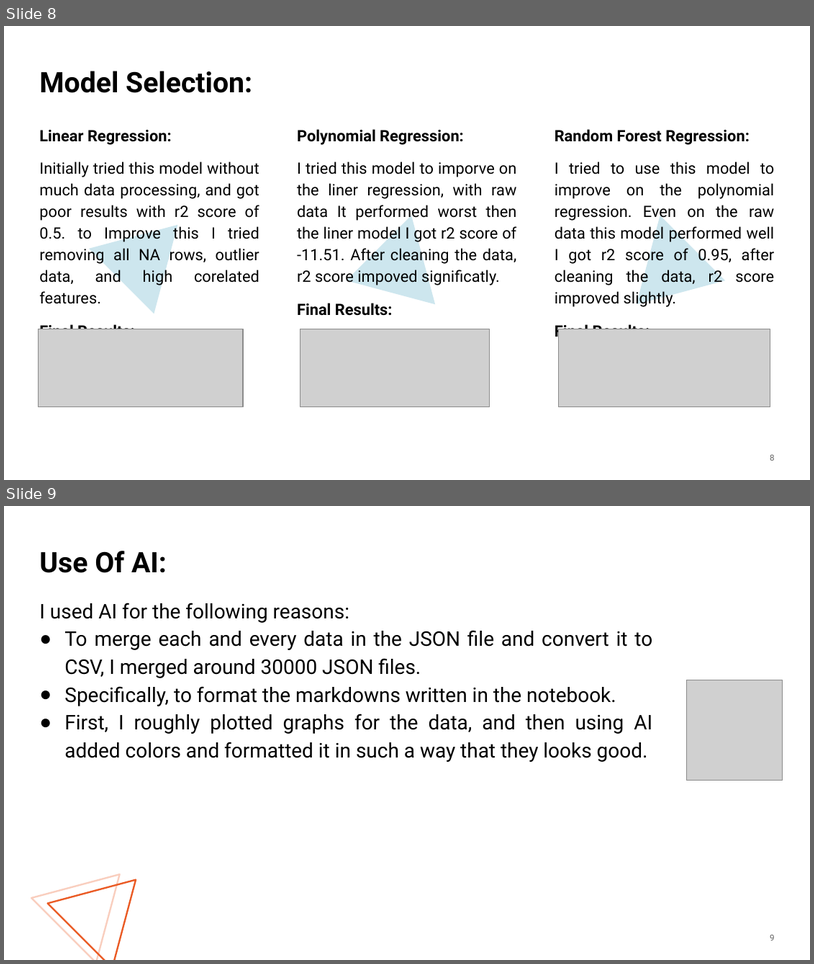
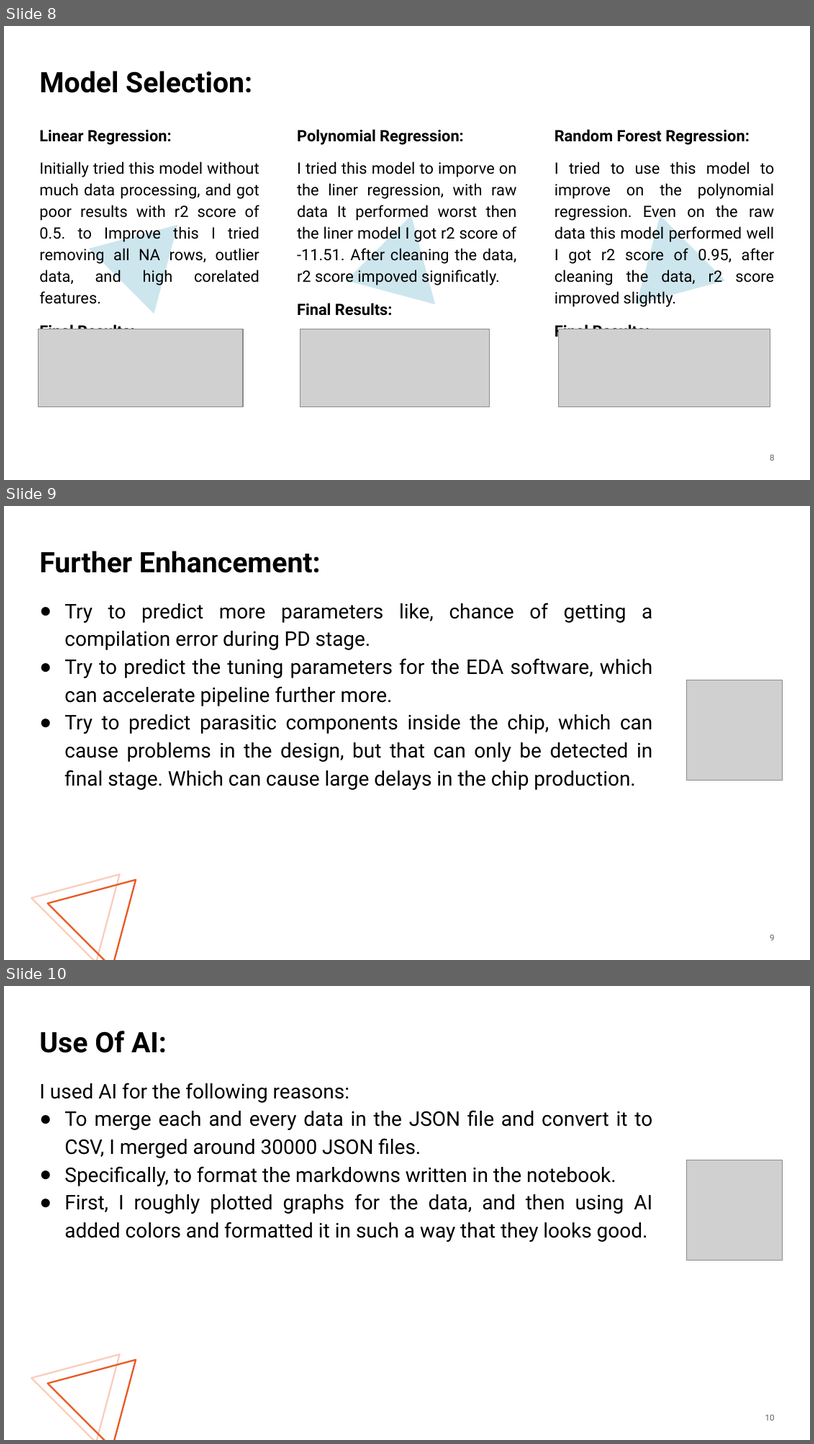
Before and after one commit to jrparab2000/ML-model-for-Physical-Designing, a slide deck: presentation.pptx. Shown one above the other, each under a label of ours: slides 8 and 9 before the commit, slides 8, 9 and 10 after it. The pictures are 814x964 and 814x1444 pixels, drawn with LibreOffice and Linux fonts; fonts in the diff are those of the drawing; grey boxes stand for pictures; background and template pictures are left out. Boxes give left, top, right and bottom in pixels: in the first picture for what was removed or moved away, otherwise in the second. Text is boxed around its words. In the diff, an @@ line names an element or a change of style, - is before the commit and + after.

```diff
--- a/presentation.pptx
+++ b/presentation.pptx
@@ slide 9 added at (x1=4, y1=506, x2=810, y2=960), background #FFFFFF @@
@@ title added at (x1=39, y1=551, x2=321, y2=573), 25.2 pt, text #000000, bold @@
+Further Enhancement:
@@ text added at (x1=64, y1=602, x2=653, y2=790), 18 pt, text #000000 @@
+● Try to predict more parameters like, chance of getting a compilation error during PD stage.
+● Try to predict the tuning parameters for the EDA software, which can accelerate pipeline further more.
+● Try to predict parasitic components inside the chip, which can cause problems in the design, but that can only be detected in final stage. Which can cause large delays in the chip production.
@@ picture added at (x1=687, y1=680, x2=783, y2=780) @@
@@ triangle added at (x1=31, y1=842, x2=152, y2=960), outline #F9CEBE 1.5 pt @@
@@ triangle added at (x1=47, y1=847, x2=167, y2=960), outline #EA5B25 1.5 pt @@
@@ page number added at (x1=770, y1=934, x2=774, y2=940), 7.4 pt, text #5D5D5D @@
+9
@@ what was slide 9 is now slide 10 @@
@@ page number at (x1=766, y1=1414, x2=775, y2=1420): text changed @@
-9
+10
```
Also in this commit, not shown: 1 other file.
